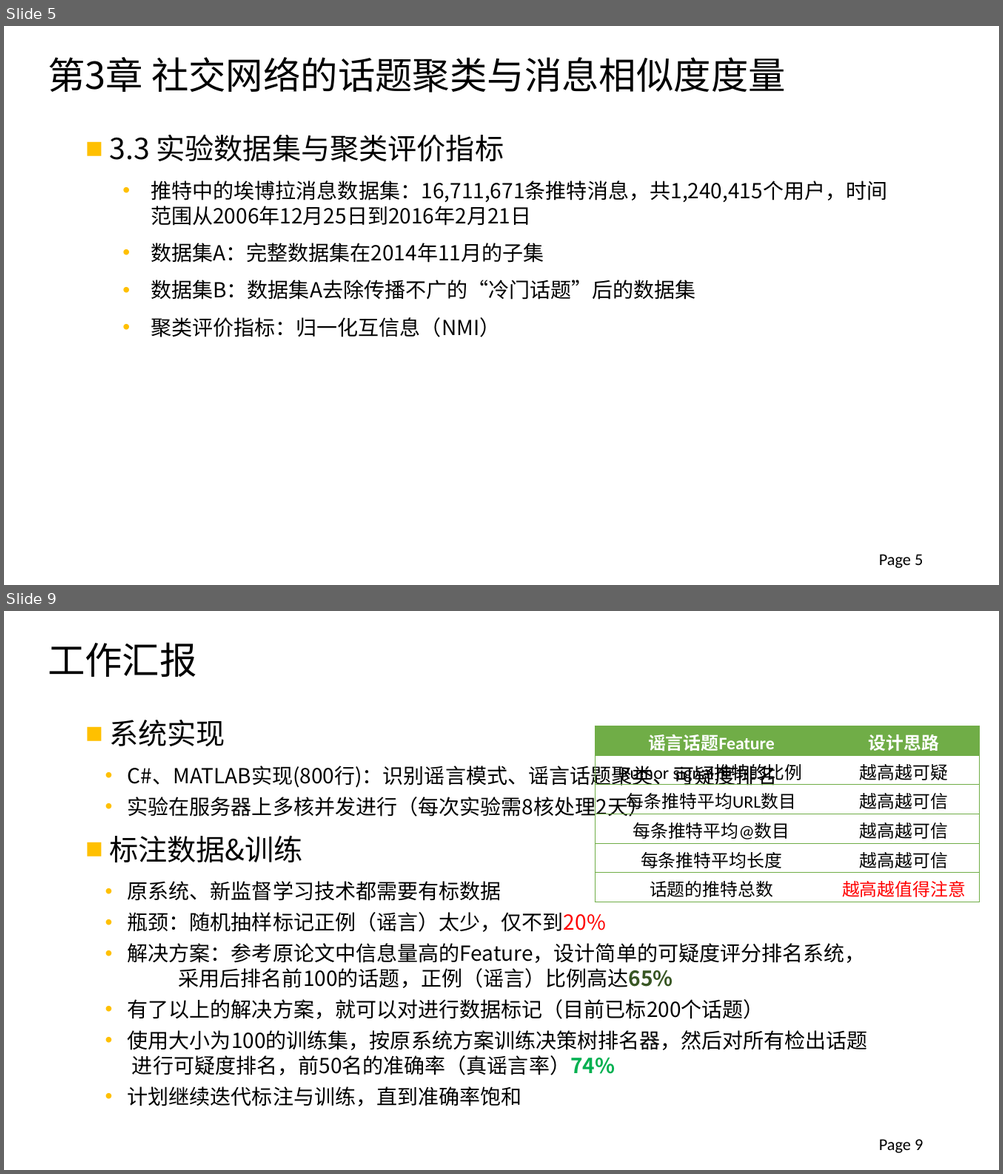
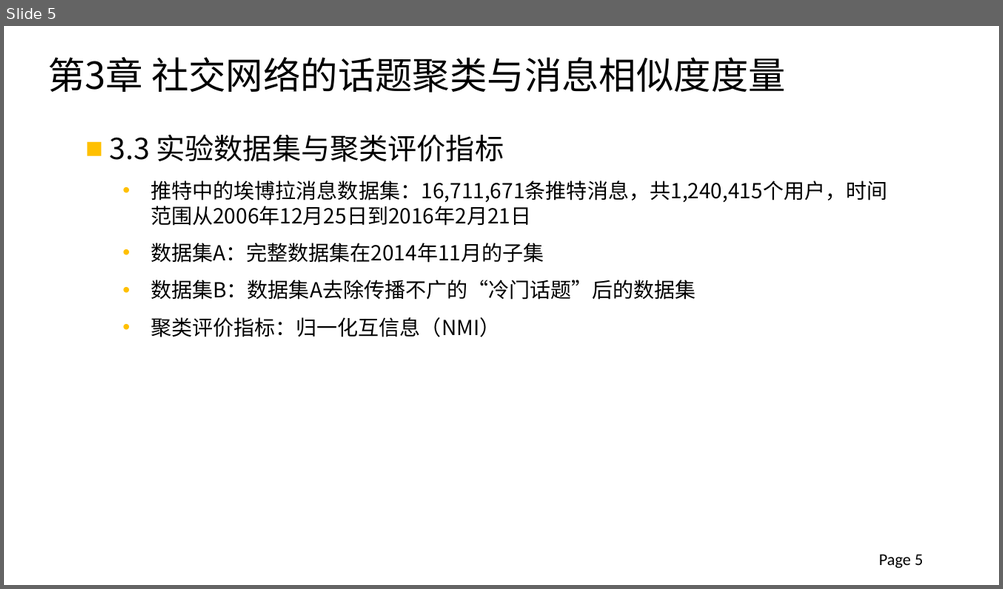
Before and after one commit to xinke0802/DataProcess, a slide deck: 2012013297_钟仰新_毕设论文答辩.pptx. Shown one above the other, each under a label of ours: slides 5 and 9 before the commit, slide 5 after it; the slides between them are not shown. The pictures are 1003x1174 and 1003x589 pixels, drawn with LibreOffice and Linux fonts; fonts in the diff are those of the drawing; background and template pictures are left out. Boxes give left, top, right and bottom in pixels: in the first picture for what was removed or moved away, otherwise in the second. Text is boxed around its words. In the diff, an @@ line names an element or a change of style, - is before the commit and + after.

```diff
--- a/2012013297_钟仰新_毕设论文答辩.pptx
+++ b/2012013297_钟仰新_毕设论文答辩.pptx
@@ slide 9 removed at [4, 611, 999, 1170], background #FFFFFF @@
@@ text removed at [48, 642, 197, 677] @@
-工作汇报
@@ text removed at [109, 720, 868, 1107] @@
-■ 系统实现
-  • C#、MATLAB实现(800行)：识别谣言模式、谣言话题聚类、可疑度排名
-  • 实验在服务器上多核并发进行（每次实验需8核处理2天）
-■ 标注数据&训练
-  • 原系统、新监督学习技术都需要有标数据
-  • 瓶颈：随机抽样标记正例（谣言）太少，仅不到20%
-  • 解决方案：参考原论文中信息量高的Feature，设计简单的可疑度评分排名系统，
-    采用后排名前100的话题，正例（谣言）比例高达65%
-  • 有了以上的解决方案，就可以对进行数据标记（目前已标200个话题）
-  • 使用大小为100的训练集，按原系统方案训练决策树排名器，然后对所有检出话题
-    进行可疑度排名，前50名的准确率（真谣言率）74%
-  • 计划继续迭代标注与训练，直到准确率饱和
@@ table removed at [595, 726, 980, 902], 6 rows, 2 columns @@
-谣言话题Feature | 设计思路
-Rumor signal推特的比例 | 越高越可疑
-每条推特平均URL数目 | 越高越可信
-每条推特平均@数目 | 越高越可信
-每条推特平均长度 | 越高越可信
-话题的推特总数 | 越高越值得注意
@@ page number removed at [879, 1139, 922, 1153] @@
-Page 9
```
Also in this commit, not shown: 2 slides changed, 9 slides added, 3 other slides removed.
